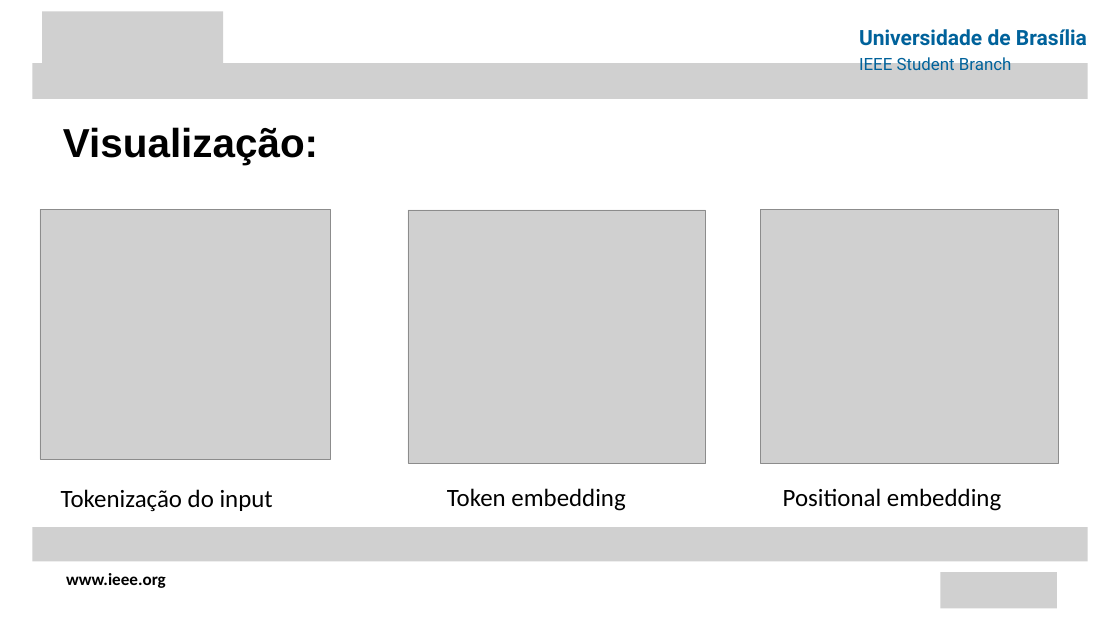
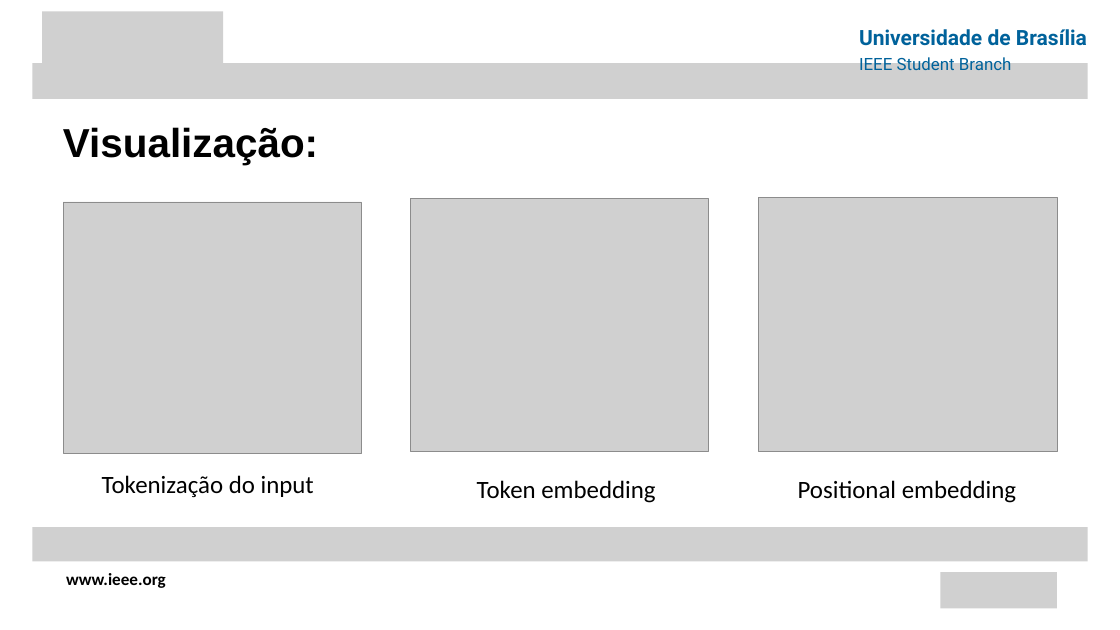
Before and after one commit to gusfring41/Apresentacao-LLM-CIS, a slide deck: slide 5 of apresentacaoLLM.pptx. Drawn at 1120x630 pixels with LibreOffice and Linux fonts; fonts in the diff are those of the drawing; grey boxes stand for pictures. Boxes give left, top, right and bottom in pixels: in the first picture for what was removed or moved away, otherwise in the second. Text is boxed around its words. In the diff, an @@ line names an element or a change of style, - is before the commit and + after.

```diff
--- a/apresentacaoLLM.pptx
+++ b/apresentacaoLLM.pptx
@@ picture: place and size @@
-picture at [40, 209, 330, 459]
+picture at [63, 202, 362, 454]
@@ picture: place and size @@
-picture at [408, 210, 705, 463]
+picture at [410, 199, 708, 451]
@@ picture: place and size @@
-picture at [760, 209, 1058, 463]
+picture at [759, 197, 1057, 451]
@@ text "Tokenização do input": place and size @@
-text "Tokenização do input" at [61, 489, 273, 511]
+text "Tokenização do input" at [102, 475, 314, 498]
@@ text "Token embedding": place and size @@
-text "Token embedding" at [447, 488, 625, 511]
+text "Token embedding" at [477, 480, 655, 503]
@@ text "Positional embedding": place and size @@
-text "Positional embedding" at [783, 488, 1001, 511]
+text "Positional embedding" at [798, 480, 1016, 503]
```
Also in this commit, not shown: 7 other slides changed, 1 slide added, 1 other file.
